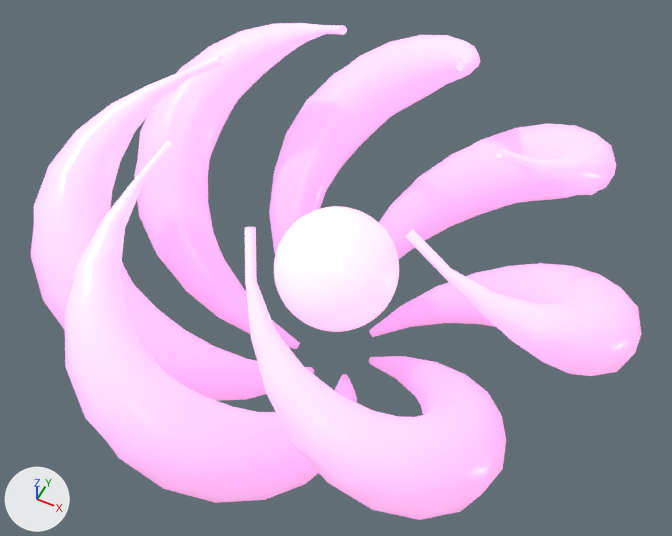
Two versions of the glTF model art/artifacts/models/soul.glb, one commit apart.
The view is the same before and after, from a 50 mm camera at (0.0418, -0.0863, 0.1038) aimed at (-0.0004, -0.0021, -0.0015). Arrows for +X, +Y and +Z are at lower left; the lights stay in place. The older version comes first.

Objects in the first picture: 'soul'.
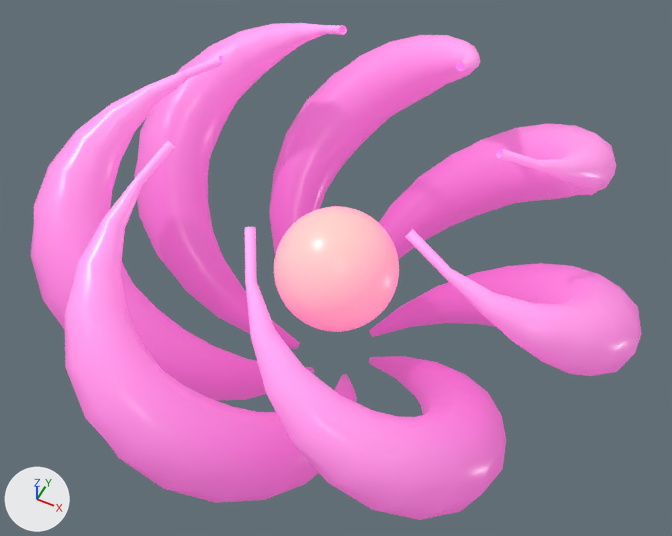
The change, as a diff of the scene's bpy script:
```diff
--- a/art/artifacts/models/soul.glb.py
+++ b/art/artifacts/models/soul.glb.py
@@ mat_soul_mat @@
 n0 = _N.new('ShaderNodeBsdfPrincipled'); n0.name = 'Principled BSDF'
 n0.inputs[2].default_value = 0.3  # 'Roughness'
-n0.inputs[27].default_value = (0.7, 0.3, 0.6, 1.0)  # 'Emission Color', pink #da95cb
+n0.inputs[27].default_value = (0.448, 0.0732, 0.319, 1.0)  # 'Emission Color', pink #b34c99
 n0.inputs[28].default_value = 1.0  # 'Emission Strength'
@@ me_soul @@
 me_soul.from_pydata(...)  # 1762 vertices, 3380 faces; spans x -0.0441..0.0441, y -0.045..0.045, z -0.0249..0.0249
 # used by ob_soul; location = (0.0, 0.0, 0.0)
+# me_soul part 1: 826 faces centred in x -0.0435..0.0437, y -0.0443..0.0443, z -0.0108..0.0089 are repainted in the vertex colours; the middle colour goes from pink #e2b0d8 to pink #c36faf
+# me_soul part 2: 1280 faces centred in x -0.011..0.0083, y -0.0096..0.0097, z -0.0141..0.0052 are repainted in the vertex colours; the middle colour goes from beige #ffedcb to beige #ffd999
+# me_soul part 3: 679 faces centred in x -0.0429..0.0418, y -0.0415..0.0427, z 0.009..0.0238 are repainted in the vertex colours; the middle colour goes from pale pink #f7d3f0 to pink #eca6de
+# me_soul part 4: 595 faces centred in x -0.0384..0.034, y -0.0371..0.0352, z -0.0242..-0.0108 are repainted in the vertex colours; the middle colour goes from pink #cd85bf to purple #9c3c85
 me_soul.materials.append(mat_soul_mat)
```

Where the change shows, as pixel boxes [x1, y1, x2, y2] in the pictures (672 x 536 px):
'soul', recoloured
    both: [31, 23, 642, 520]
part 1 of me_soul, recoloured (darker)
    both: [31, 42, 642, 520]
part 2 of me_soul, recoloured
    both: [274, 206, 399, 332]
part 3 of me_soul, recoloured
    both: [34, 23, 638, 485]
part 4 of me_soul, recoloured
    both: [157, 163, 496, 500]
